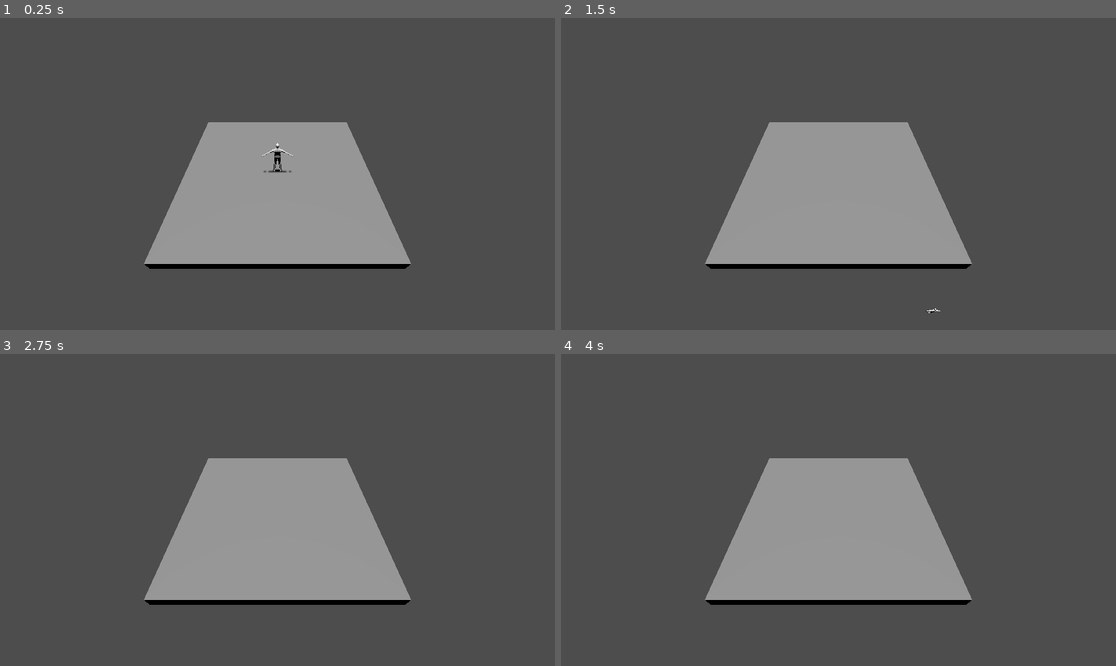
Above: before the commit, frames 1-4 (two rows, left to right).
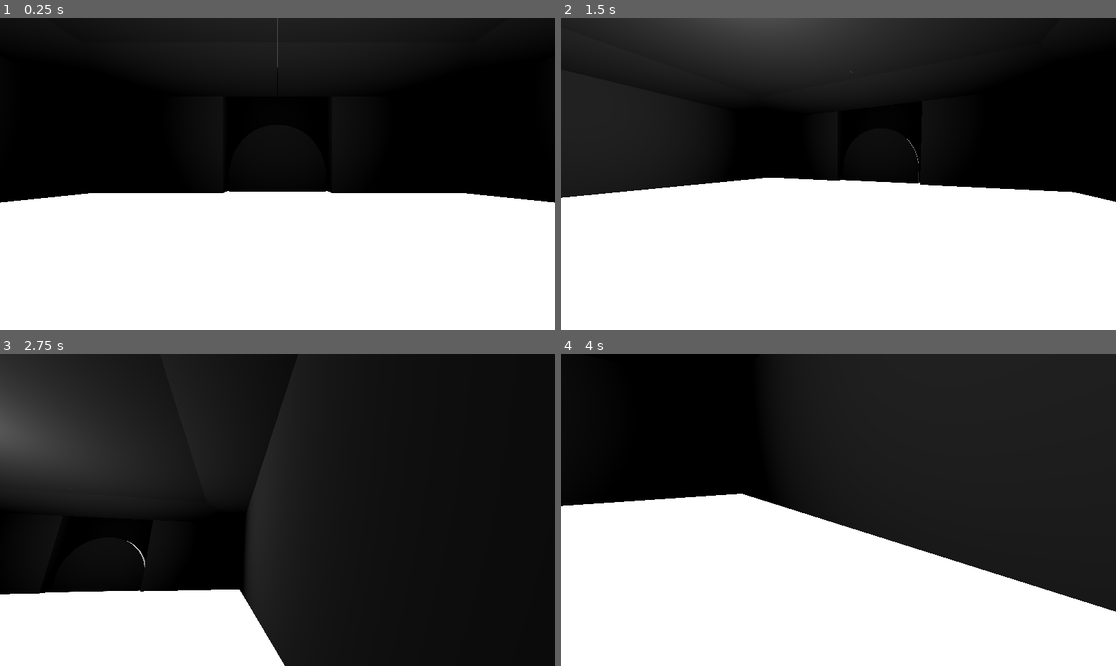
Above: after the commit, the same moments.

Repository: Fabricio-Romero/Juego_3D_Terror
Game: Godot game, scene res://Escenas/main.tscn
Two runs of this game, one before a commit and one after it. Both use one fixed random seed, a clock stepped at 60 frames per second and the inputs below.
Inputs (mouse positions are in pixels of both pictures, inside the frame that each line leads up to):
- Up to frame 1 (0.25 s): no input
- Up to frame 2 (1.5 s): tap Enter at 0.5 s; move the mouse to (960, 158) at 0.52 s; hold Right (move_right) 0.53-1.28 s; hold Space (jump) 0.53-1.28 s; move the mouse to (727, 189) at 1.27 s; hold Down (move_back) from 1.28 s (still down); tap Space (jump) at 1.35 s
- Up to frame 3 (2.75 s): tap Space (jump) at 1.52, 1.82 s; move the mouse to (333, 441) at 2.02 s; release Down (move_back) at 2.03 s; hold Right (move_right) from 2.03 s (still down); hold Space (jump) from 2.03 s (still down)
- Up to frame 4 (4 s): move the mouse to (810, 572) at 2.77 s; release Right (move_right) at 2.78 s; release Space (jump) at 2.78 s; hold Up (move_forward) 2.78-3.53 s; tap Space (jump) at 2.85, 3.02, 3.32 s; move the mouse to (1005, 556) at 3.52 s; hold Left (move_left) from 3.53 s (still down); hold Space (jump) from 3.53 s (still down)

The runs differ from the first frame. In frame 1, 100% of the frame differs, in the area x 0-100%, y 0-100%; in frame 2, 98%; in frame 3, 97%; in frame 4, 100%.

Commit message:
Se agregaron el movimiento en primera persona y el modelo de la escuela

Diff:
--- a/Escenas/jugador.gd
+++ b/Escenas/jugador.gd
@@ -6,8 +6,23 @@
 # La gravedad que afecta al personaje
 @export var gravedad = 75
 
+@export var sensibilidad = 0.002
+
+@onready var camera = $CameraPivot/Camera3D
+
+var topeCam = 0.0
+
 # La velocidad a la que se va a mover el personaje
 var velocidad_objetivo = Vector3.ZERO
+
+func _ready() -> void:
+	Input.mouse_mode = Input.MOUSE_MODE_CAPTURED
+
+func _input(event):
+	if event is InputEventMouseMotion and Input.mouse_mode == Input.MOUSE_MODE_CAPTURED:
+		rotate_y(-event.relative.x * sensibilidad)
+		topeCam = clamp(topeCam - event.relative.y * sensibilidad, deg_to_rad(-89), deg_to_rad(90))
+		camera.rotation.x = topeCam
 
 func _physics_process(delta: float) -> void:
 	# La direccion en la que se mueve el personaje
@@ -16,31 +31,23 @@
 	# Si el jugador presiona la accion asignada a move_right
 	if Input.is_action_pressed("move_right"):
 		# La direccion en x se resta en 1
-		direccion.x -= 1
+		direccion -= transform.basis.x
 	# Si el jugador presiona la accion asignada a move_left
 	if Input.is_action_pressed("move_left"):
 		# La direccion en x se suma en 1
-		direccion.x += 1
+		direccion += transform.basis.x
 	# Si el jugador presiona la accion asignada a move_back
 	if Input.is_action_pressed("move_back"):
 		# La direccion en z se resta en 1
-		direccion.z -= 1
+		direccion -= transform.basis.z
 	# Si el jugador presiona la accion asignada a move_forward
 	if Input.is_action_pressed("move_forward"):
 		# La direccion en z se suma en 1
-		direccion.z += 1
+		direccion += transform.basis.z
 	# Si el jugador presiona la accion asignada a jump
 	if Input.is_action_pressed("jump"):
 		# La direccion en y se suma en 1
-		direccion.y += 1
-
-
-	## Si la direccion es distinta a un vector 3 en 0 (osea que se mueve)
-	#if direccion != Vector3.ZERO:
-		## Normaliza la direcion para que no se sumen las velocidades
-		#direccion = direccion.normalized()
-		## Al nodo Pivot lo rota para que mire hacia la direccion que se esta moviendo
-		#$Pivot.basis = Basis.looking_at(direccion)
+		direccion += transform.basis.y
 
 	# La velocidad objetivo en el eje x es igual a la direccion en el eje x por la velocidad
 	velocidad_objetivo.x = direccion.x * velocidad
@@ -51,7 +58,6 @@
 		# La velocidad objetivo en el eje y es igual a la direccion en el eje y por la velocidad
 		velocidad_objetivo.y = direccion.y * velocidad
 
-
 	# si no esta en el suelo
 	if not is_on_floor():
 		# La velocidad objetivo en el eje y es igual a la velocidad objetivo en el eje y menos la gravedad por delta
--- a/Escenas/jugador.tscn
+++ b/Escenas/jugador.tscn
@@ -1,7 +1,7 @@
 [gd_scene format=3 uid="uid://bnl7effal4ppg"]
 
-[ext_resource type="PackedScene" uid="uid://bqyrcu0el28oy" path="res://Assets/Modelos3D/Prototyping_Human_Size_Reference_Model.fbx" id="1_83bx5"]
 [ext_resource type="Script" uid="uid://cxco1ud6e18dg" path="res://Escenas/jugador.gd" id="1_pd7u1"]
+[ext_resource type="PackedScene" uid="uid://du4xmypgn8ujq" path="res://Assets/Modelos3D/elCulon.fbx" id="2_pd7u1"]
 
 [sub_resource type="CapsuleShape3D" id="CapsuleShape3D_pd7u1"]
 radius = 0.15136719
@@ -12,8 +12,13 @@
 
 [node name="Pivot" type="Node3D" parent="." unique_id=1448965416]
 
-[node name="Character" parent="Pivot" unique_id=1905320854 instance=ExtResource("1_83bx5")]
+[node name="Character" parent="Pivot" unique_id=691240386 instance=ExtResource("2_pd7u1")]
 
 [node name="CollisionShape3D" type="CollisionShape3D" parent="." unique_id=299837290]
 transform = Transform3D(1, 0, 0, 0, 1, 0, 0, 0, 1, 0, 0.86694336, 0)
 shape = SubResource("CapsuleShape3D_pd7u1")
+
+[node name="CameraPivot" type="Node3D" parent="." unique_id=381885258]
+
+[node name="Camera3D" type="Camera3D" parent="CameraPivot" unique_id=1072162422]
+transform = Transform3D(-1, 0, -8.742278e-08, 0, 1, 0, 8.742278e-08, 0, -1, 0, 1.7, 0)
--- a/Escenas/main.tscn
+++ b/Escenas/main.tscn
@@ -1,32 +1,30 @@
 [gd_scene format=3 uid="uid://boynf7hxx7trp"]
 
 [ext_resource type="PackedScene" uid="uid://bnl7effal4ppg" path="res://Escenas/jugador.tscn" id="1_6lbni"]
+[ext_resource type="PackedScene" uid="uid://cp3iblpioqslw" path="res://Assets/Modelos3D/escuela.fbx" id="1_vt1rs"]
 
 [sub_resource type="BoxShape3D" id="BoxShape3D_eqas1"]
-size = Vector3(10, 0.5, 10)
-
-[sub_resource type="BoxMesh" id="BoxMesh_6lbni"]
-size = Vector3(10, 0.5, 10)
+size = Vector3(100, 0.5, 100)
 
 [node name="Main" type="Node" unique_id=1331176679]
 
-[node name="Suelo" type="StaticBody3D" parent="." unique_id=387230323]
+[node name="Escuela" type="StaticBody3D" parent="." unique_id=387230323]
 transform = Transform3D(1, 0, 0, 0, 1, 0, 0, 0, 1, 0, -1, 0)
 
-[node name="CollisionShape3D" type="CollisionShape3D" parent="Suelo" unique_id=1017483327]
+[node name="CollisionShape3D" type="CollisionShape3D" parent="Escuela" unique_id=1017483327]
+transform = Transform3D(1, 0, 0, 0, 1, 0, 0, 0, 1, 0, 1, 5.441962)
 shape = SubResource("BoxShape3D_eqas1")
 
-[node name="MeshInstance3D" type="MeshInstance3D" parent="Suelo" unique_id=833012304]
-mesh = SubResource("BoxMesh_6lbni")
+[node name="escuela" parent="Escuela" unique_id=875977012 instance=ExtResource("1_vt1rs")]
+transform = Transform3D(1, 0, 0, 0, 1, 0, 0, 0, 1, 0, -4, 0)
+
+[node name="OmniLight3D" type="OmniLight3D" parent="Escuela" unique_id=2038143599]
+transform = Transform3D(1, 0, 0, 0, 1, 0, 0, 0, 1, 0, 11, 0)
+omni_range = 35.0
 
 [node name="DirectionalLight3D" type="DirectionalLight3D" parent="." unique_id=315241941]
-transform = Transform3D(1, 0, 0, 0, -4.371139e-08, 1, 0, -1, -4.371139e-08, 0, 1, 0)
+transform = Transform3D(1, 0, 0, 0, -4.371139e-08, 1, 0, -1, -4.371139e-08, 0, 0, 0)
 shadow_enabled = true
 
 [node name="Jugador" parent="." unique_id=707297157 instance=ExtResource("1_6lbni")]
-
-[node name="CamaraPivot" type="Marker3D" parent="." unique_id=97226862]
-
-[node name="Camera3D" type="Camera3D" parent="CamaraPivot" unique_id=679958438]
-transform = Transform3D(-1, -6.181724e-08, 6.181724e-08, 0, 0.7071068, 0.7071068, -8.742278e-08, 0.7071068, -0.7071068, 0, 7, -8)
-size = 6.607
+transform = Transform3D(1, 0, 0, 0, 1, 0, 0, 0, 1, 0, 1, 0)
Binary file added: Assets/Modelos3D/elCulon.fbx
Not shown, added: Assets/Modelos3D/elCulon.fbx.import
Binary file added: Assets/Modelos3D/escuela.fbx
Not shown, added: Assets/Modelos3D/escuela.fbx.import
